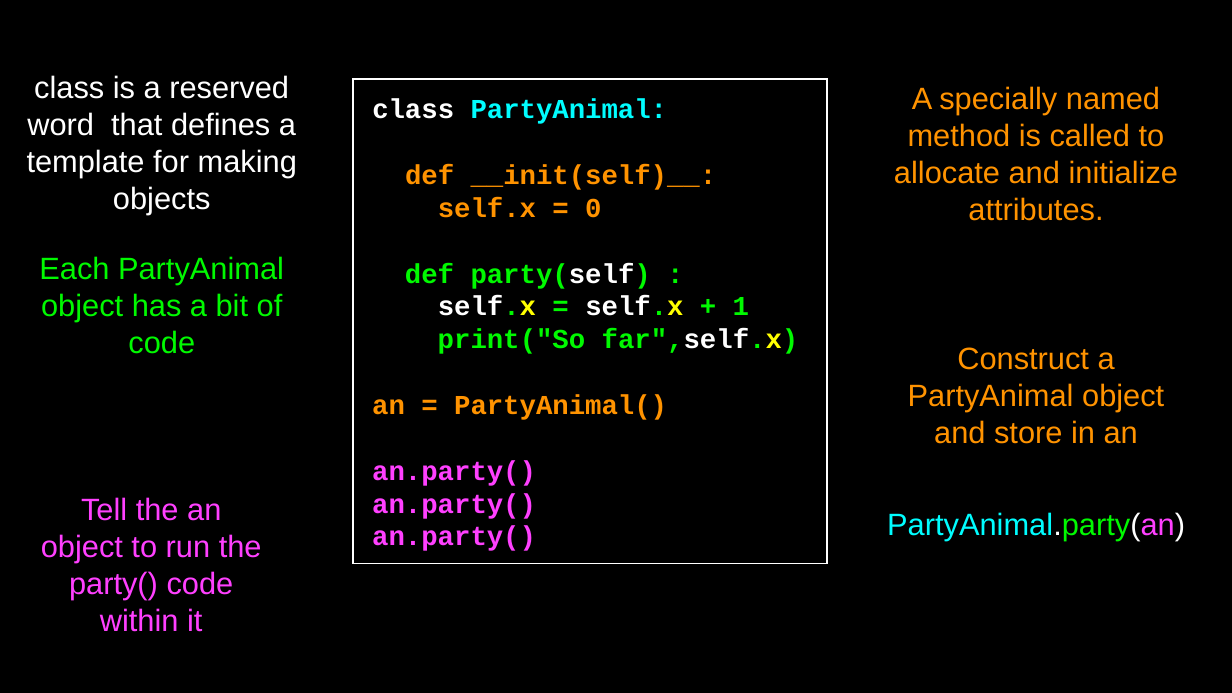
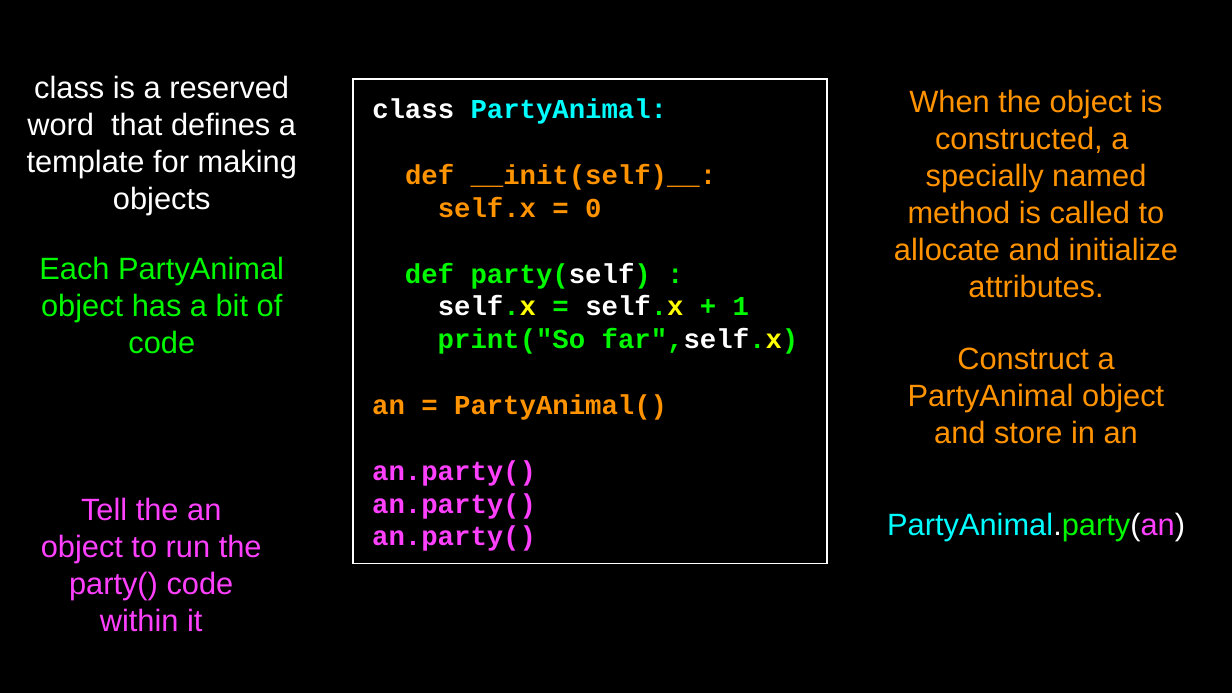
Before and after one commit to csev/py4e, a slide deck: slide 19 of lectures3/Pythonlearn-14-Objects.pptx. Drawn at 1232x693 pixels with LibreOffice and Linux fonts; fonts in the diff are those of the drawing. Boxes give left, top, right and bottom in pixels: in the first picture for what was removed or moved away, otherwise in the second. Text is boxed around its words. In the diff, an @@ line names an element or a change of style, - is before the commit and + after.

Commit message:
Updates to objects.

```diff
--- a/lectures3/Pythonlearn-14-Objects.pptx
+++ b/lectures3/Pythonlearn-14-Objects.pptx
@@ text at [894,89,1178,298]: text changed @@
-A specially named method is called to allocate and initialize attributes.
+When the object is constructed, a specially named method is called to allocate and initialize attributes.
```
Also in this commit, not shown: 9 other slides changed, 5 other files.
